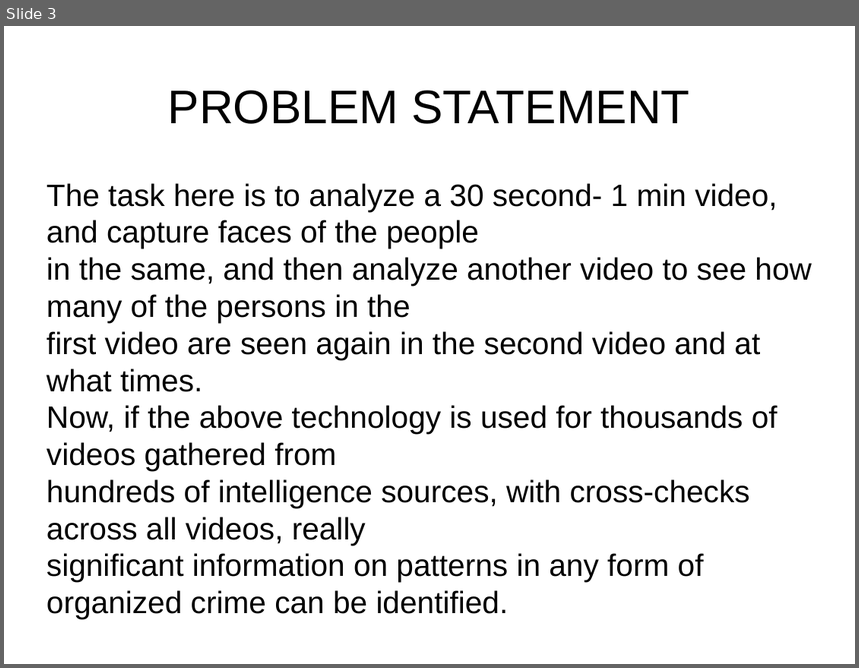
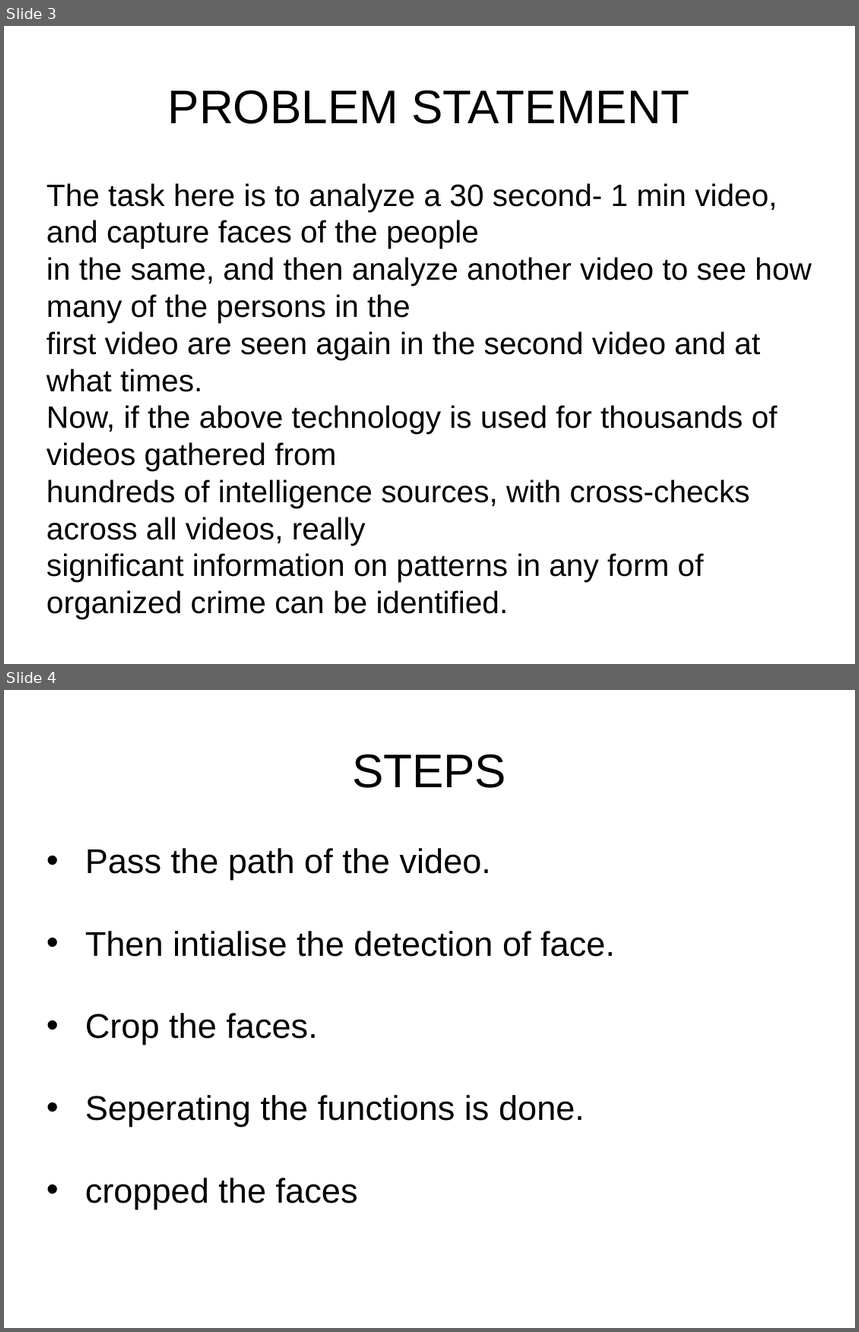
Before and after one commit to InternityFoundation/Code_Geas_3008, a slide deck: PPT.potx. Shown one above the other, each under a label of ours: slide 3 before the commit, slides 3 and 4 after it. The pictures are 859x668 and 859x1332 pixels, drawn with LibreOffice and Linux fonts; fonts in the diff are those of the drawing; background and template pictures are left out. Boxes give left, top, right and bottom in pixels: in the first picture for what was removed or moved away, otherwise in the second. Text is boxed around its words. In the diff, an @@ line names an element or a change of style, - is before the commit and + after.

Commit message:
final

```diff
--- a/PPT.potx
+++ b/PPT.potx
@@ slide 4 added at (4, 690, 855, 1328), background #FFFFFF @@
@@ text added at (352, 754, 506, 788), 44 pt, text #000000 @@
+STEPS
@@ text added at (85, 848, 615, 1209), 32 pt, text #000000 @@
+• Pass the path of the video.
+• Then intialise the detection of face.
+• Crop the faces.
+• Seperating the functions is done.
+• cropped the faces
```
Also in this commit, not shown: 1 other slide added, 1 slide removed.
